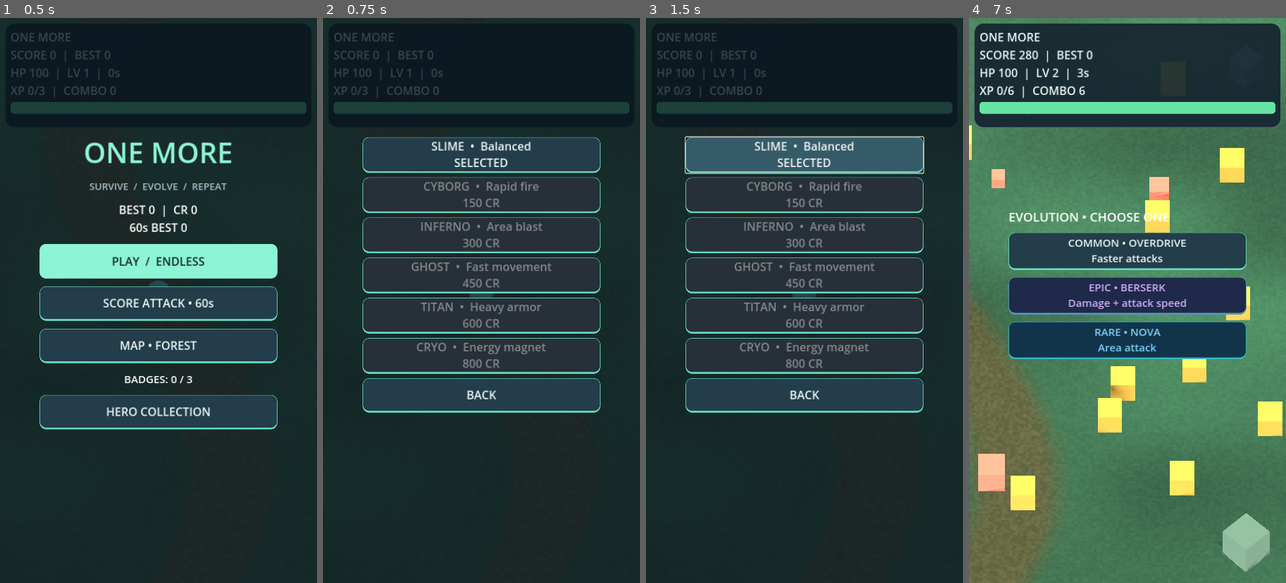
Above: before the commit, frames 1-4 (left to right).
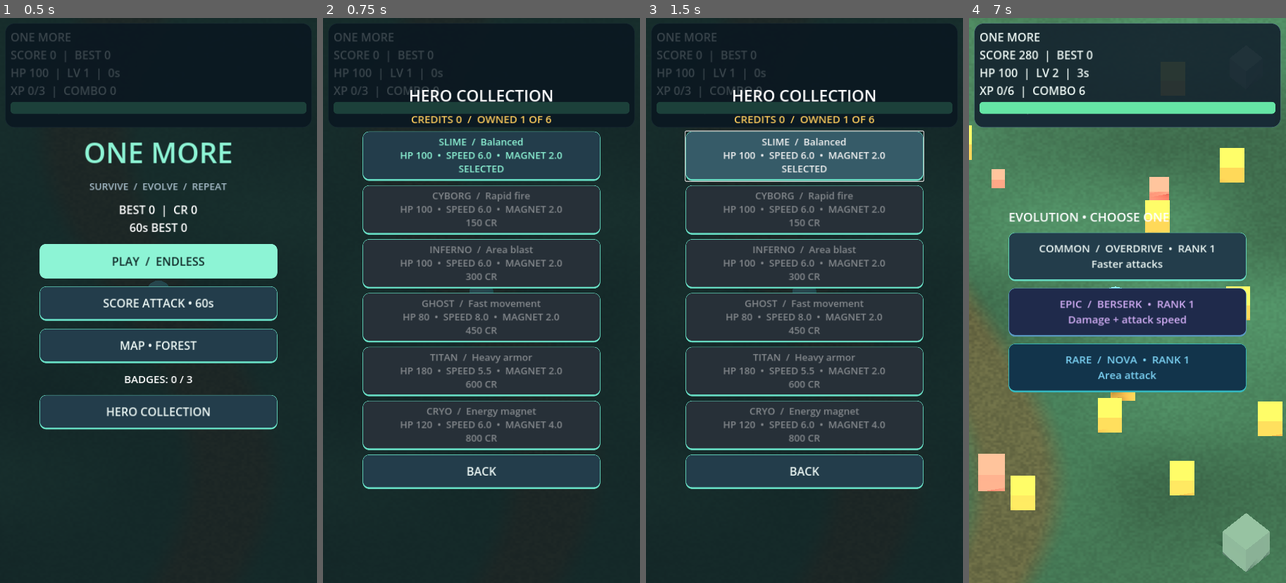
Above: after the commit, the same moments.

Repository: gemini13334-beep/---
Game: Godot game, scene res://main.tscn
The game is run twice, just before and just after one commit, with the same random seed, the same clock (stepped at 60 frames per second) and the same inputs.
Inputs (mouse positions are in pixels of both pictures, inside the frame that each line leads up to):
- Up to frame 1 (0.5 s): no input
- Up to frame 2 (0.75 s): click "HERO COLLECTION" at 0.5 s
- Up to frame 3 (1.5 s): click "SLIME • Balanced SELECTED" (after the commit: "SLIME / Balanced HP 100 • SPE…") at 1.25 s
- Up to frame 4 (7 s): click "BACK" at 2 s; click "PLAY / ENDLESS" at 2.75 s; tap Enter at 3.5 s; move the mouse to (1197, 272) at 3.52 s; hold Right (ui_right) 3.53-4.25 s; click (1197, 272) at 3.67 s; drag from (1064, 328) to (1111, 413) at 4.27 s; move the mouse to (1159, 176) at 5.02 s; hold Right (ui_right) 5.03-5.75 s; drag from (1111, 413) to (1032, 215) at 5.77 s; move the mouse to (1222, 385) at 6.52 s; hold Left (ui_left) from 6.53 s (still down)

Frame 1 is identical in both runs. In frame 2, 17% of the frame differs, in the area x 12-88%, y 12-84%; in frame 3, 17%; in frame 4, 12%.

Commit message:
Improve hero collection stats and evolution card readability

Diff:
--- a/one-more/arena.gd
+++ b/one-more/arena.gd
@@ -58,12 +58,13 @@
 		offers.append(id)
 	for i in range(3):
 		var a: Array = ABILITIES[offers[i]]
-		offer_buttons[i].text = "%s • %s\n%s" % [["COMMON","RARE","EPIC"][a[2]],a[0],a[1]]
+		offer_buttons[i].text = "%s  /  %s  •  RANK %d\n%s" % [["COMMON","RARE","EPIC"][a[2]],a[0],int(ranks.get(a[0],0))+1,a[1]]
 		offer_buttons[i].modulate = [Color.WHITE,Color("#85d9ff"),Color("#e2b2ff")][a[2]]
 
 var selected := 0
 var owned: Array[int] = [0]
 var collection: VBoxContainer
+var collection_balance: Label
 var collection_buttons: Array[Button] = []
 var menu: VBoxContainer
 var result_label: Label
@@ -300,10 +301,12 @@
 		push_warning("Profile replacement failed: "+str(err))
 
 func refresh_collection() -> void:
+	collection_balance.text = "CREDITS %d  /  OWNED %d OF %d" % [credits,owned.size(),HEROES.size()]
 	for i in range(HEROES.size()):
 		var h: Array = HEROES[i]
 		var status := "SELECTED" if selected == i else ("SELECT" if owned.has(i) else "%d CR" % int(h[1]))
-		collection_buttons[i].text = "%s  •  %s\n%s" % [h[0],h[2],status]
+		collection_buttons[i].text = "%s  /  %s\nHP %d  •  SPEED %.1f  •  MAGNET %.1f\n%s" % [h[0],h[2],int(h[3]),6.0+float(h[4]),float(h[5]),status]
+		collection_buttons[i].add_theme_color_override("font_color",Color("#8df4d5") if selected == i else Color("#edf8f5"))
 		collection_buttons[i].disabled = not owned.has(i) and credits < int(h[1])
 	result_label.text = "BEST %d  |  CR %d\n60s BEST %d" % [best,credits,best_sprint]
 	achievements.text = "BADGES: %d / 3" % (int(runs >= 1)+int(total_kills >= 100)+int(best >= 10000))
@@ -609,10 +612,23 @@
 	menu_button(menu,"HERO COLLECTION",show_collection)
 	collection = VBoxContainer.new()
 	layer.add_child(collection)
-	collection.position = Vector2(90,270)
+	collection.position = Vector2(90,150)
 	collection.add_theme_constant_override("separation",10)
+	var collection_title := Label.new()
+	collection_title.text = "HERO COLLECTION"
+	collection_title.horizontal_alignment = HORIZONTAL_ALIGNMENT_CENTER
+	collection_title.add_theme_font_size_override("font_size",36)
+	collection.add_child(collection_title)
+	collection_balance = Label.new()
+	collection_balance.horizontal_alignment = HORIZONTAL_ALIGNMENT_CENTER
+	collection_balance.add_theme_font_size_override("font_size",24)
+	collection_balance.add_theme_color_override("font_color",Color("#f9c95b"))
+	collection.add_child(collection_balance)
 	for i in range(HEROES.size()):
-		collection_buttons.append(menu_button(collection,"",select_hero.bind(i)))
+		var card := menu_button(collection,"",select_hero.bind(i))
+		card.custom_minimum_size = Vector2(540,112)
+		card.add_theme_font_size_override("font_size",22)
+		collection_buttons.append(card)
 	menu_button(collection,"BACK",show_menu)
 	collection.hide()
 	upgrades = VBoxContainer.new()
@@ -628,7 +644,7 @@
 		var btn := Button.new()
 		btn.text = "UPGRADE"
 		offer_buttons.append(btn)
-		btn.custom_minimum_size = Vector2(540,85)
+		btn.custom_minimum_size = Vector2(540,110)
 		btn.add_theme_font_size_override("font_size",24)
 		upgrades.add_child(btn)
 		style_button(btn)
